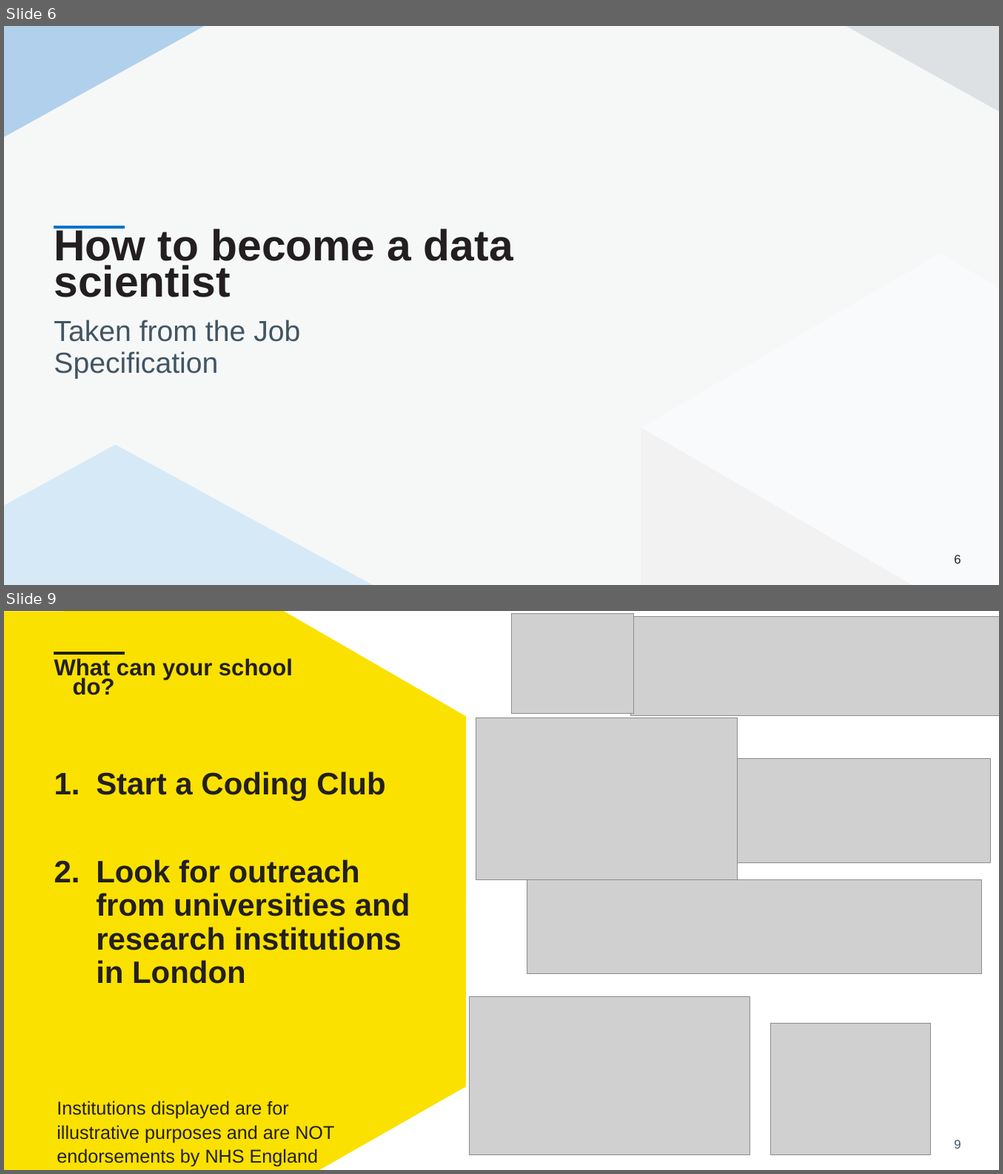
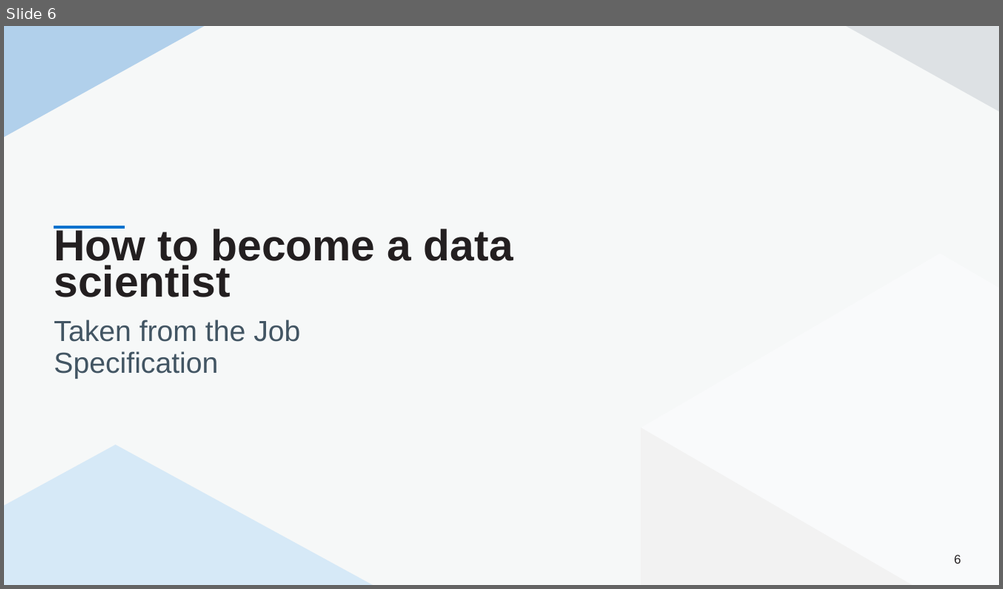
Before and after one commit to NHSDigital/datascience-seminars, a slide deck: All_materials/20230528_School_outreach/Outreach.pptx. Shown one above the other, each under a label of ours: slides 6 and 9 before the commit, slide 6 after it; the slides between them are not shown. The pictures are 1003x1174 and 1003x589 pixels, drawn with LibreOffice and Linux fonts; fonts in the diff are those of the drawing; grey boxes stand for pictures; background and template pictures are left out. Boxes give left, top, right and bottom in pixels: in the first picture for what was removed or moved away, otherwise in the second. Text is boxed around its words. In the diff, an @@ line names an element or a change of style, - is before the commit and + after.

```diff
--- a/All_materials/20230528_School_outreach/Outreach.pptx
+++ b/All_materials/20230528_School_outreach/Outreach.pptx
@@ slide 9 removed at (4,611,999,1170), background #FFFFFF; not listed: 1 template element that a slide beside it also shows @@
@@ freeform shape removed at (4,611,466,1170) @@
@@ picture removed at (512,614,634,714) @@
@@ picture removed at (631,616,999,716) @@
@@ line removed from (54, 652) to (125, 652) @@
@@ text removed at (54,658,293,695) @@
-What can your school do?
@@ picture removed at (476,718,738,880) @@
@@ picture removed at (711,759,990,863) @@
@@ text removed at (96,772,410,984) @@
-1. Start a Coding Club
-2. Look for outreach from universities and research institutions in London
@@ picture removed at (527,880,982,974) @@
@@ picture removed at (469,997,750,1156) @@
@@ picture removed at (770,1024,930,1156) @@
@@ text removed at (57,1101,334,1167) @@
-Institutions displayed are for illustrative purposes and are NOT endorsements by NHS England
```
Also in this commit, not shown: 5 slides changed.
